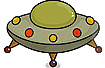
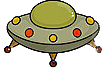
Two versions of the same layered image (105 x 68). Layer-by-layer changes:
painted on "alien3" over (6, 2, 103, 68)
